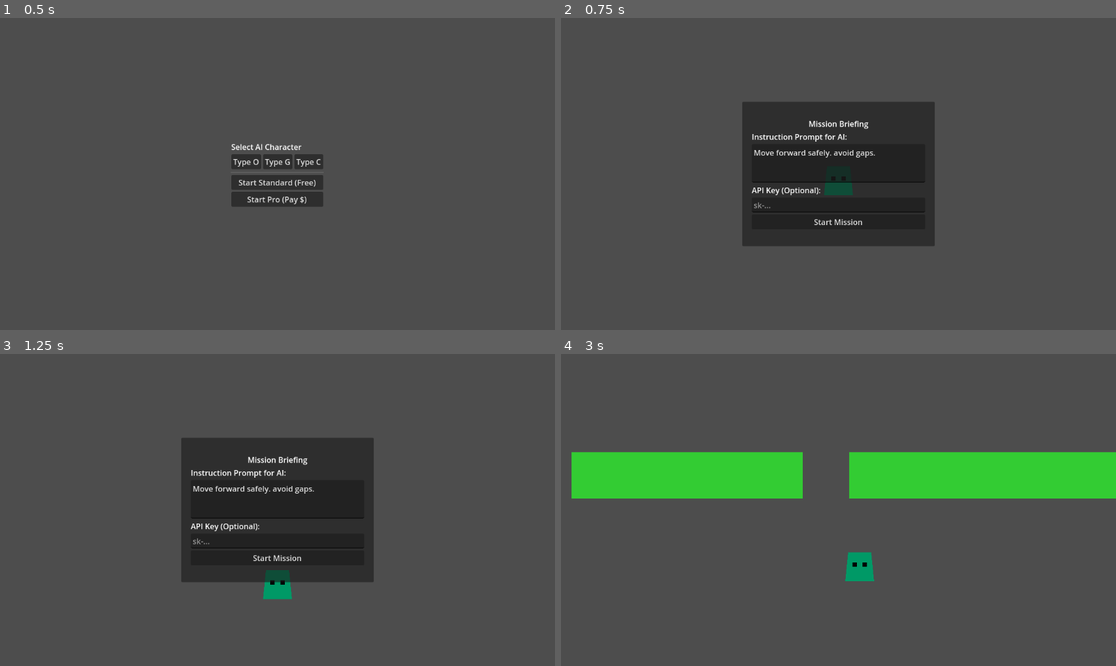
Above: before the commit, frames 1-4 (two rows, left to right).
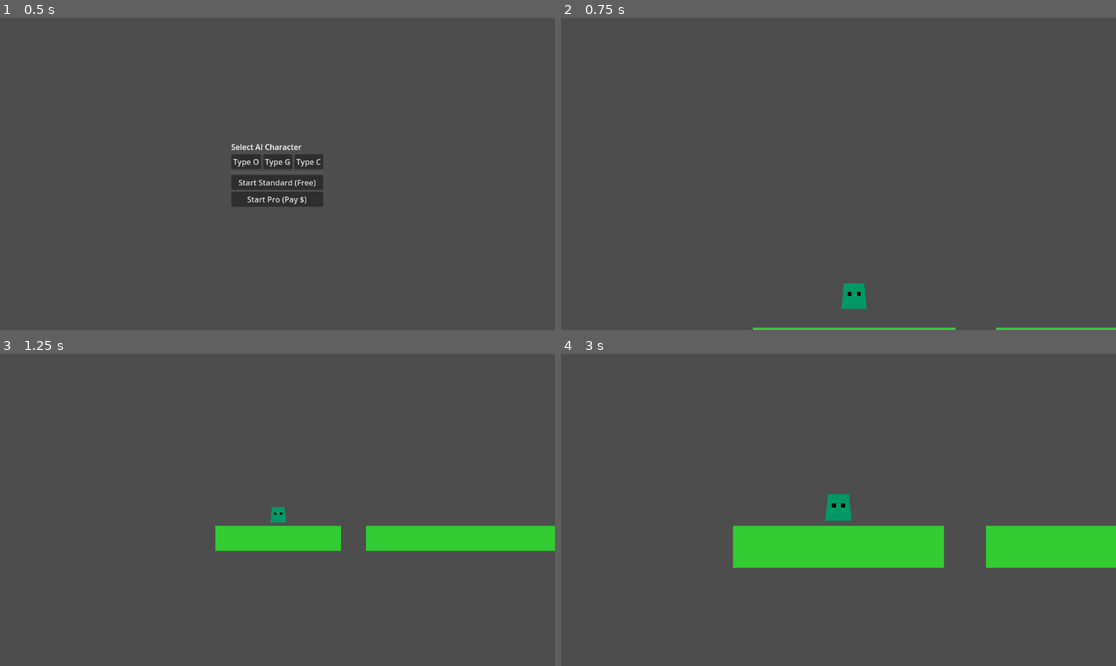
Above: after the commit, the same moments.

Repository: Naoki-kubo64/AI-Action
Game: Godot game, scene res://scenes/main_menu.tscn
The game is run twice, just before and just after one commit, with the same random seed, the same clock (stepped at 60 frames per second) and the same inputs.
Inputs (mouse positions are in pixels of both pictures, inside the frame that each line leads up to):
- Up to frame 1 (0.5 s): no input
- Up to frame 2 (0.75 s): click "Start Standard (Free)" at 0.5 s
- Up to frame 3 (1.25 s): no input
- Up to frame 4 (3 s): click (838, 556) at 1.25 s, where only the run before the commit has a clickable "Start Mission"; click (838, 556) at 2.75 s, where only the run after the commit has a clickable "Start Mission"

Frame 1 is identical in both runs. In frame 2, 17% of the frame differs, in the area x 32-100%, y 26-100%; in frame 3, 19%; in frame 4, 22%, in the area x 1-100%, y 31-73%.

Commit message:
feat: implement turn-based flow with map preview and non-looping ai actions

Diff:
--- a/scripts/controllers/game_controller.gd
+++ b/scripts/controllers/game_controller.gd
@@ -4,10 +4,13 @@
 @onready var player: PlayerController = $Player
 @onready var retry_dialog = $CanvasLayer/RetryDialog
 @onready var prompt_ui = $CanvasLayer/PromptInputUI
+@onready var camera = $Player/Camera2D
+
+enum State { PREVIEW, INPUT, ACTION }
+var current_state = State.PREVIEW
 
 var turn_count: int = 0
-var max_turns: int = 30 # Increased for platformer
-var game_active: bool = false
+var max_turns: int = 30
 var user_prompt: String = ""
 
 func _ready():
@@ -16,42 +19,69 @@
 		print("[GameController] Initialized with ", GameManager.current_character.character_name)
 		player.modulate = GameManager.current_character.base_color
 
-	# Wait for Prompt UI
-	prompt_ui.visible = true
-	prompt_ui.game_start_requested.connect(_on_game_start_requested)
+	# Connect signals
+	prompt_ui.game_start_requested.connect(_on_prompt_submitted)
 	LLMService.response_received.connect(_on_llm_response)
-
-func _on_game_start_requested(prompt: String, key: String):
-	user_prompt = prompt
-	GameManager.api_key = key
-	print("Game Starting with Prompt: ", prompt)
 
 	# Generate Level
 	var level_gen = $LevelGenerator
 	var start_pos = level_gen.generate_level($LevelRoot)
 	player.position = start_pos
 
-	game_active = true
-	start_turn()
+	# Start Sequence
+	_enter_preview_mode()
 
-func start_turn():
-	if not game_active: return
-	turn_count += 1
-	if turn_count > max_turns:
-		game_over("Turn Limit Reached")
+func _enter_preview_mode():
+	current_state = State.PREVIEW
+	print("[GameController] State: PREVIEW")
+	prompt_ui.visible = false
+
+	# Zoom out to show level
+	var tween = create_tween()
+	tween.tween_property(camera, "zoom", Vector2(0.5, 0.5), 1.0)
+
+	# Wait for 2 seconds then go to input
+	await get_tree().create_timer(2.0).timeout
+	_enter_input_mode()
+
+func _enter_input_mode():
+	current_state = State.INPUT
+	print("[GameController] State: INPUT")
+
+	# Zoom in to player
+	var tween = create_tween()
+	tween.tween_property(camera, "zoom", Vector2(1.5, 1.5), 0.5)
+
+	prompt_ui.visible = true
+	# Optional: prompt_ui.grab_focus() if implemented
+
+func _on_prompt_submitted(prompt: String, key: String):
+	if current_state != State.INPUT: return
+
+	user_prompt = prompt
+	GameManager.api_key = key
+
+	_enter_action_mode()
+
+func _enter_action_mode():
+	current_state = State.ACTION
+	print("[GameController] State: ACTION")
+	prompt_ui.visible = false
+
+	# Request AI Action ONE TIME
+	_request_ai_action()
+
+func _request_ai_action():
+	if GameManager.current_character == null:
+		print("[GameController] No character, skipping.")
+		_finish_action()
 		return
 
-	print("--- Turn ", turn_count, " ---")
-	request_ai_action()
-
-func request_ai_action():
-	if GameManager.current_character == null: return
-
 	# Platformer Context
-	# Raycast or logic to detect surroundings
 	var context = _get_platformer_context()
 	var full_input = "User Instruction: " + user_prompt + "\nContext: " + context
 
+	print("[GameController] Requesting AI Action... Prompt: ", user_prompt)
 	LLMService.request_action(
 		GameManager.current_character,
 		GameManager.is_pro_mode,
@@ -59,36 +89,46 @@
 	)
 
 func _get_platformer_context() -> String:
-	# Simple mock context generator
-	# In real game, use RayCast2D to detect walls/gaps properly
 	var pos_x = int(player.position.x / 64)
-	return "Player at X=" + str(pos_x) + ". Ground: " + str(player.is_on_floor())
+	return "Player at X-Grid=" + str(pos_x) + ". Is On Floor: " + str(player.is_on_floor())
 
 func _on_llm_response(response: String):
+	if current_state != State.ACTION: return
+
 	print("[GameController] AI Raw Response: ", response)
 
-	# Parse response (Simple keyword matching for prototype)
-	# Expected: [JUMP], [RIGHT], [STOP]
+	# Parse response
 	var cmd = "STOP"
-	if "JUMP" in response or "jump" in response.to_lower():
-		if "RIGHT" in response or "forward" in response.to_lower():
-			cmd = "JUMP_RIGHT"
-		else:
-			cmd = "JUMP"
-	elif "RIGHT" in response or "forward" in response.to_lower():
+	var lower_res = response.to_lower()
+
+	if "jump_right" in lower_res or ("jump" in lower_res and "right" in lower_res):
+		cmd = "JUMP_RIGHT"
+	elif "jump" in lower_res:
+		cmd = "JUMP"
+	elif "left" in lower_res:
+		cmd = "LEFT"
+	elif "right" in lower_res: # Check right last to avoid overriding jump_right
 		cmd = "RIGHT"
-	elif "LEFT" in response:
-		cmd = "LEFT"
 
-	print("[GameController] Executing: ", cmd)
+	print("[GameController] Executing Command: ", cmd)
 	player.set_command(cmd)
 
-	# Platformer is real-time, but here we update AI decision periodically
-	await get_tree().create_timer(1.0).timeout
-	start_turn()
+	# Let the action run for a fixed duration (e.g. 2 seconds for 'Walk 2 steps')
+	# Then STOP and return to input
+	await get_tree().create_timer(2.0).timeout
+
+	_finish_action()
+
+func _finish_action():
+	print("[GameController] Action Finished. Stopping.")
+	player.set_command("STOP")
+
+	# Check Win/Loss conditions here if needed
+
+	# Return to Input
+	_enter_input_mode()
 
 func game_over(reason: String):
-	game_active = false
 	player.set_command("STOP")
 	print("Game Over: ", reason)
 	retry_dialog.show_fail_dialog()
--- a/scripts/services/llm_service.gd
+++ b/scripts/services/llm_service.gd
@@ -4,12 +4,6 @@
 signal error_occured(error_msg: String)
 
 func request_action(profile: AICharacterProfile, is_pro_mode: bool, user_input: String) -> void:
-	# API Key check (GameController should pass the API Key, but for now we might need to access it differently or pass it in context)
-	# NOTE: For this prototype, we'll assume the API KEY is passed OR we look it up from PromptUI/GameManager storage.
-	# But actually, request_action signature in previous step didn't have api_key.
-	# We should update GameManager to store api_key and pass it, or update signature.
-	# Let's assume GameManager stores the active API KEY.
-
 	var api_key = GameManager.api_key
 	if api_key == "":
 		print("[LLMService] No API Key. Using Mock.")
@@ -31,14 +25,15 @@
 	http_request.request_completed.connect(_on_gemini_request_completed.bind(http_request))
 
 	var model = "gemini-2.0-flash"
-
 	var url = "https://generativelanguage.googleapis.com/v1beta/models/" + model + ":generateContent?key=" + api_key
 
 	print("[LLMService] Request URL: ", url.replace(api_key, "HIDDEN_KEY"))
 	var headers = ["Content-Type: application/json"]
 
 	var system_prompt = profile.get_combined_system_prompt(is_pro)
-	var full_prompt = system_prompt + "\n\n" + input + "\n\nIMPORTANT: Output ONLY a single command from [RIGHT, LEFT, JUMP, JUMP_RIGHT, STOP]. No other text."
+	var full_prompt = system_prompt + "\n\n" + input + "\n\nIMPORTANT: Output ONLY a single command from [RIGHT, LEFT, JUMP, JUMP_RIGHT, STOP]. Do not add any explanation."
+
+	print("[LLMService] Sending Prompt:\n", full_prompt)
 
 	var body = JSON.stringify({
 		"contents": [{
@@ -64,6 +59,8 @@
 			print("[LLMService] Invalid JSON response: ", body.get_string_from_utf8())
 	else:
 		print("[LLMService] Server Error: ", response_code)
+		# Print body for debugging 404s or 400s
+		print("[LLMService] Error Body: ", body.get_string_from_utf8())
 
 	response_received.emit(response_text)
 	http_request.queue_free()
@@ -74,8 +71,4 @@
 	response_received.emit("RIGHT")
 
 func _get_model_name(provider: String, is_pro: bool) -> String:
-	match provider:
-		"openai": return "gpt-4" if is_pro else "gpt-3.5-turbo"
-		"google": return "gemini-1.5-pro" if is_pro else "gemini-1.5-flash"
-		"anthropic": return "claude-3-opus" if is_pro else "claude-3-haiku"
-		_: return "unknown"
+	return "gemini-2.0-flash"
--- a/scripts/ui/prompt_input_ui.gd
+++ b/scripts/ui/prompt_input_ui.gd
@@ -22,5 +22,5 @@
 	if prompt.strip_edges() == "":
 		prompt = "Move carefully and reach the goal." # Default
 
-	visible = false
+	# visible = false # Controlled by GameController
 	game_start_requested.emit(prompt, api_key)
